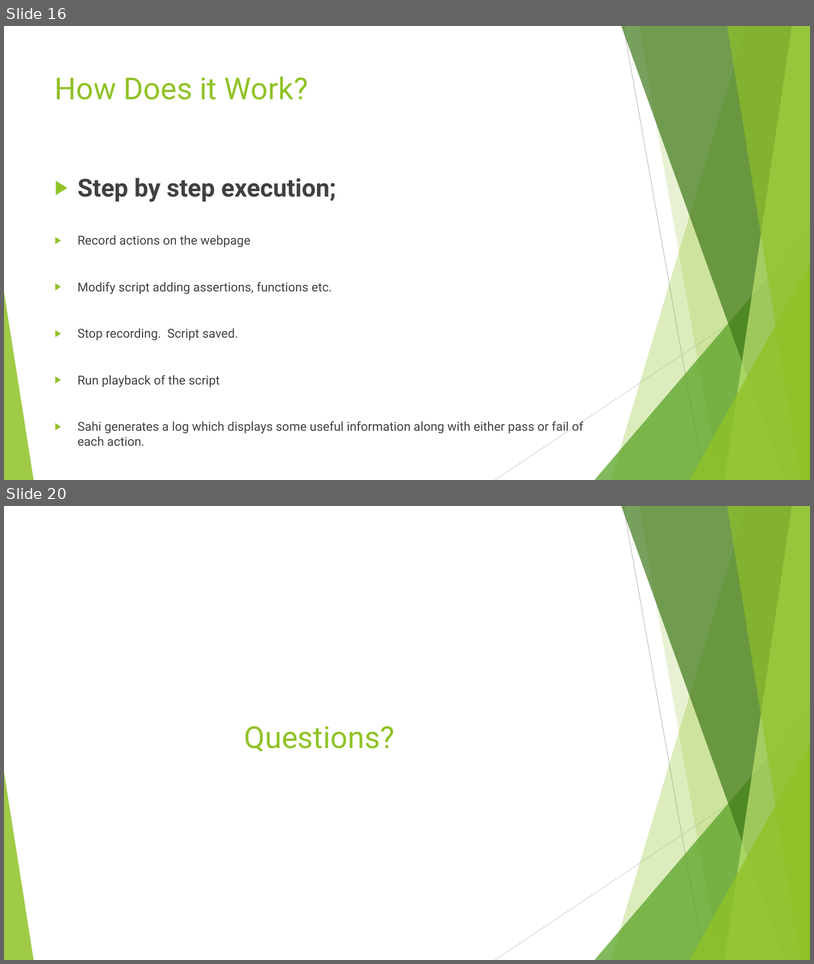
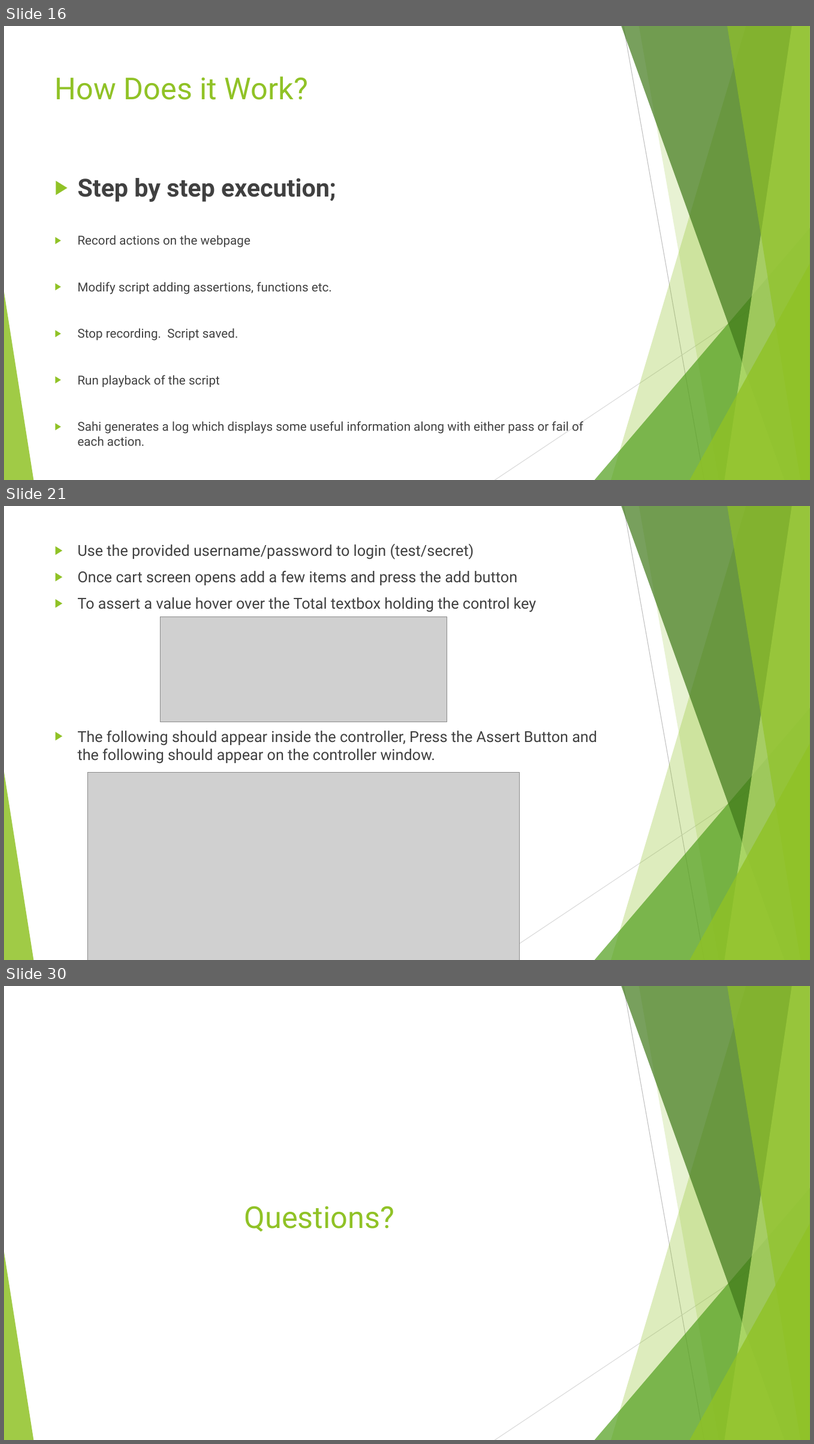
Before and after one commit to JamesDaniel/Software-Quality-Assurance-Group-CA, a slide deck: SQA Presentation_updated.pptx. Shown one above the other, each under a label of ours: slides 16 and 20 before the commit, slides 16, 21 and 30 after it; the slides between them are not shown. The pictures are 814x964 and 814x1444 pixels, drawn with LibreOffice and Linux fonts; fonts in the diff are those of the drawing; grey boxes stand for pictures. Boxes give left, top, right and bottom in pixels: in the first picture for what was removed or moved away, otherwise in the second. Text is boxed around its words. In the diff, an @@ line names an element or a change of style, - is before the commit and + after.

```diff
--- a/SQA Presentation_updated.pptx
+++ b/SQA Presentation_updated.pptx
@@ slide 21 added at [4,506,810,960], background #FFFFFF; not listed: 10 template elements that a slide beside it also shows @@
@@ text added at [78,544,597,763], 18 pt, text #404040 @@
+▶ Use the provided username/password to login (test/secret)
+▶ Once cart screen opens add a few items and press the add button
+▶ To assert a value hover over the Total textbox holding the control key
+▶ The following should appear inside the controller, Press the Assert Button and the following should appear on the controller window.
@@ picture added at [161,617,447,722] @@
@@ picture added at [88,772,520,960] @@
@@ what was slide 20 is now slide 30 @@
```
Also in this commit, not shown: 3 slides changed, 10 other slides added, 1 slide removed, 3 other files.
